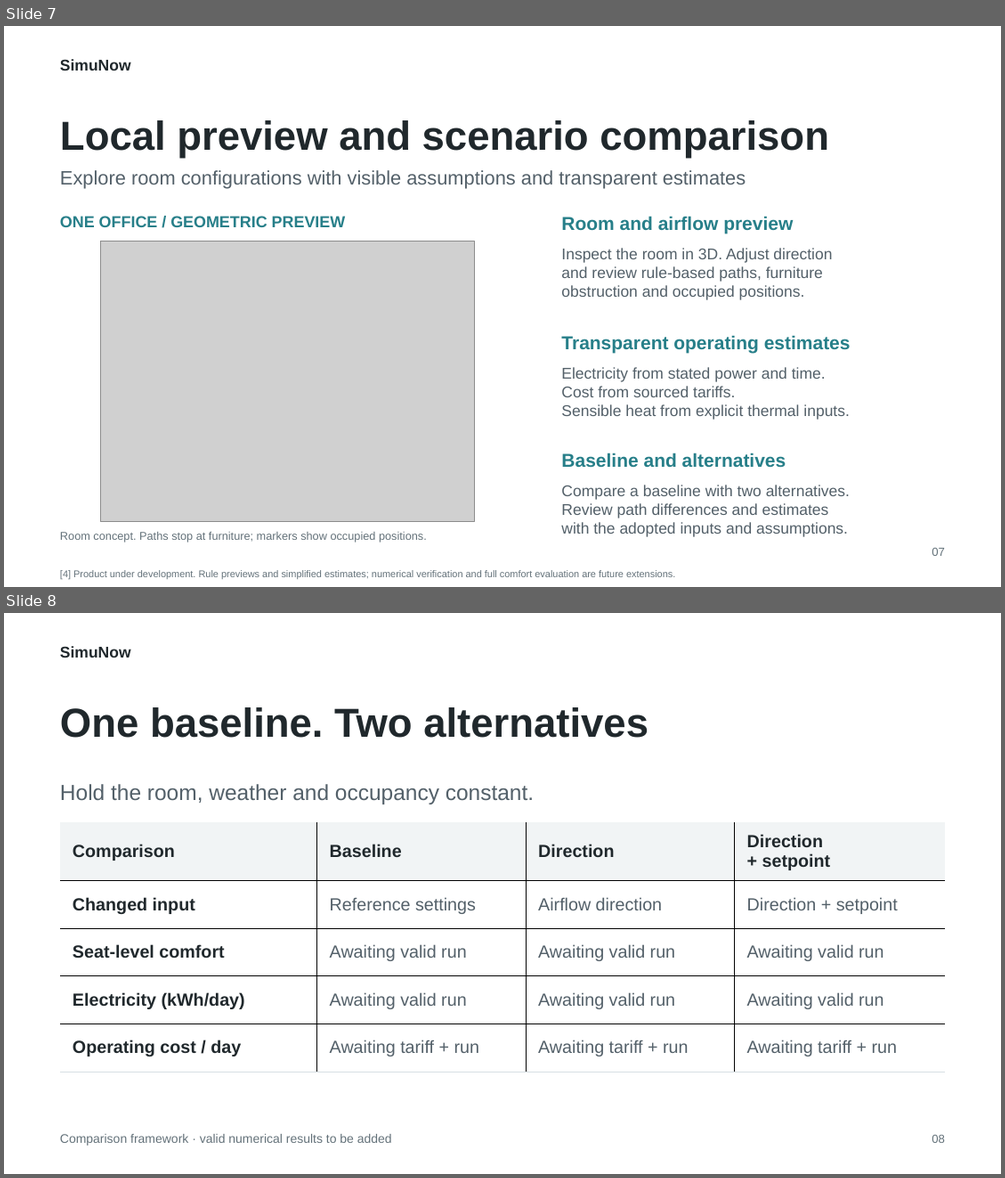
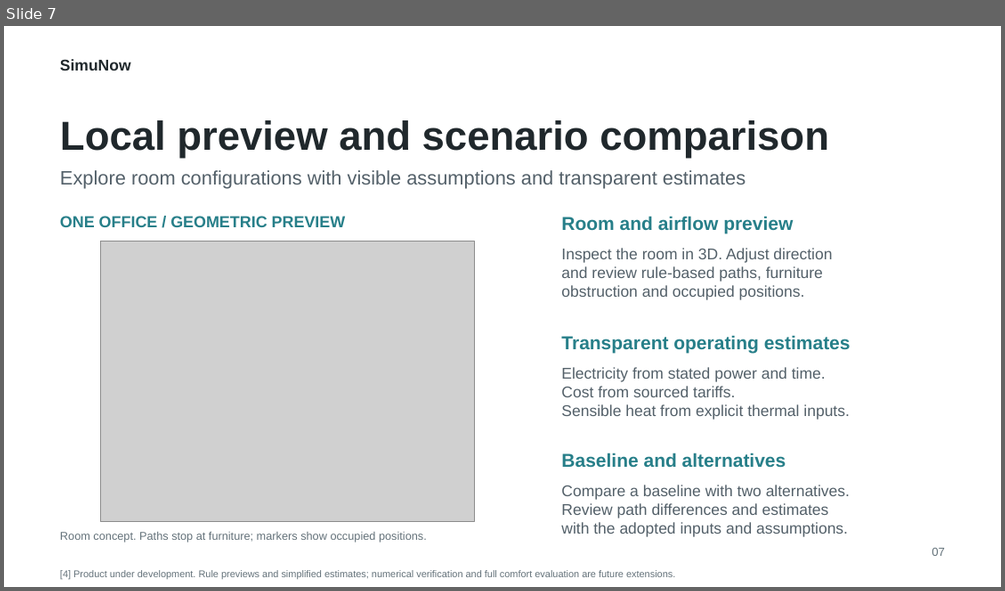
Before and after one commit to krabbypatty1031-blip/SimuNow, a slide deck: PitchDeck.pptx. Shown one above the other, each under a label of ours: slides 7 and 8 before the commit, slide 7 after it. The pictures are 1005x1178 and 1005x591 pixels, drawn with LibreOffice and Linux fonts; fonts in the diff are those of the drawing; grey boxes stand for pictures. Boxes give left, top, right and bottom in pixels: in the first picture for what was removed or moved away, otherwise in the second. Text is boxed around its words. In the diff, an @@ line names an element or a change of style, - is before the commit and + after.

```diff
--- a/PitchDeck.pptx
+++ b/PitchDeck.pptx
@@ slide 8 removed at (4, 613, 1001, 1174), background #FFFFFF @@
@@ text removed at (60, 646, 131, 657) @@
-SimuNow
@@ title removed at (60, 707, 648, 738) @@
-One baseline. Two alternatives
@@ text removed at (60, 784, 534, 804) @@
-Hold the room, weather and occupancy constant.
@@ table removed at (60, 822, 945, 1061), 5 rows, 4 columns @@
-Comparison | Baseline | Direction | Direction / + setpoint
-Changed input | Reference settings | Airflow direction | Direction + setpoint
-Seat-level comfort | Awaiting valid run | Awaiting valid run | Awaiting valid run
-Electricity (kWh/day) | Awaiting valid run | Awaiting valid run | Awaiting valid run
-Operating cost / day | Awaiting tariff + run | Awaiting tariff + run | Awaiting tariff + run
@@ text removed at (60, 1134, 392, 1145) @@
-Comparison framework · valid numerical results to be added
@@ text removed at (931, 1135, 945, 1143) @@
-08
```
Also in this commit, not shown: 3 slides changed, 4 other slides removed, 8 other files.
